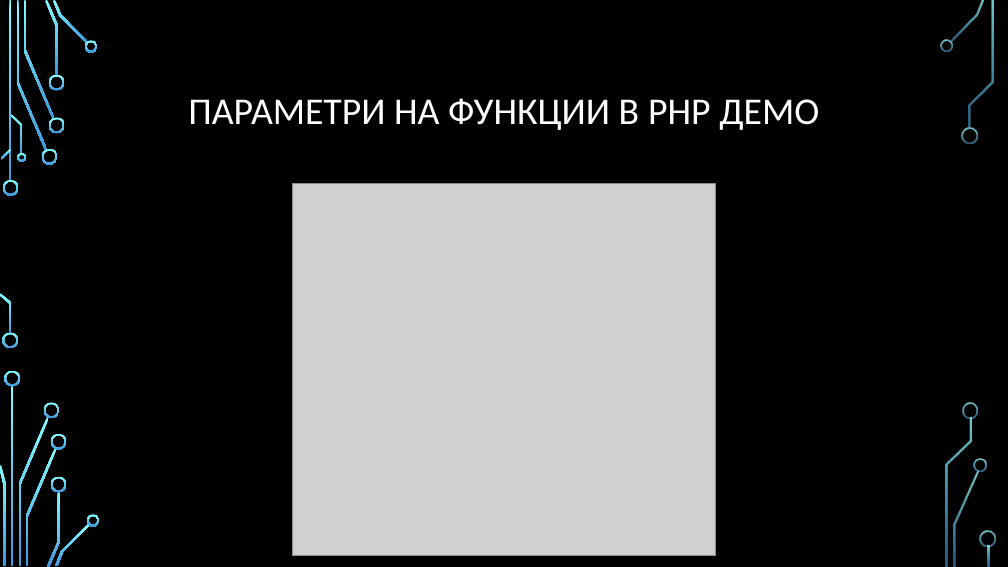
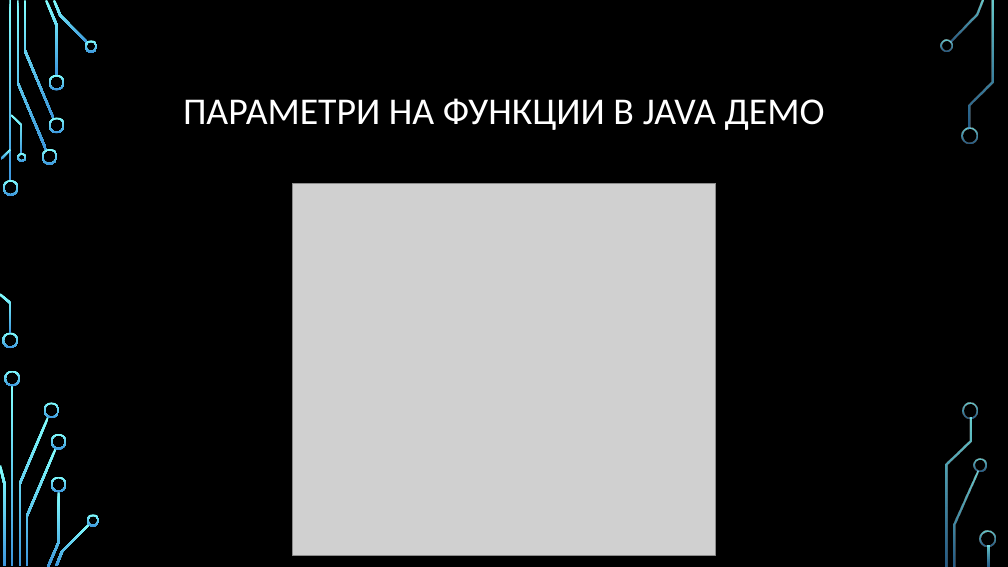
Before and after one commit to Bilyukov/java-course, a slide deck: slide 10 of 04.functions.pptx. Drawn at 1008x567 pixels with LibreOffice and Linux fonts; fonts in the diff are those of the drawing; grey boxes stand for pictures; background and template pictures are left out. Boxes give left, top, right and bottom in pixels: in the first picture for what was removed or moved away, otherwise in the second. Text is boxed around its words. In the diff, an @@ line names an element or a change of style, - is before the commit and + after.

Commit message:
Fixed Typos in Functions Lection

```diff
--- a/04.functions.pptx
+++ b/04.functions.pptx
@@ title at [183,98,825,130]: text changed @@
-ПАРАМЕТРИ НА ФУНКЦИИ В PHP ДЕМО
+ПАРАМЕТРИ НА ФУНКЦИИ В JAVA ДЕМО
```
